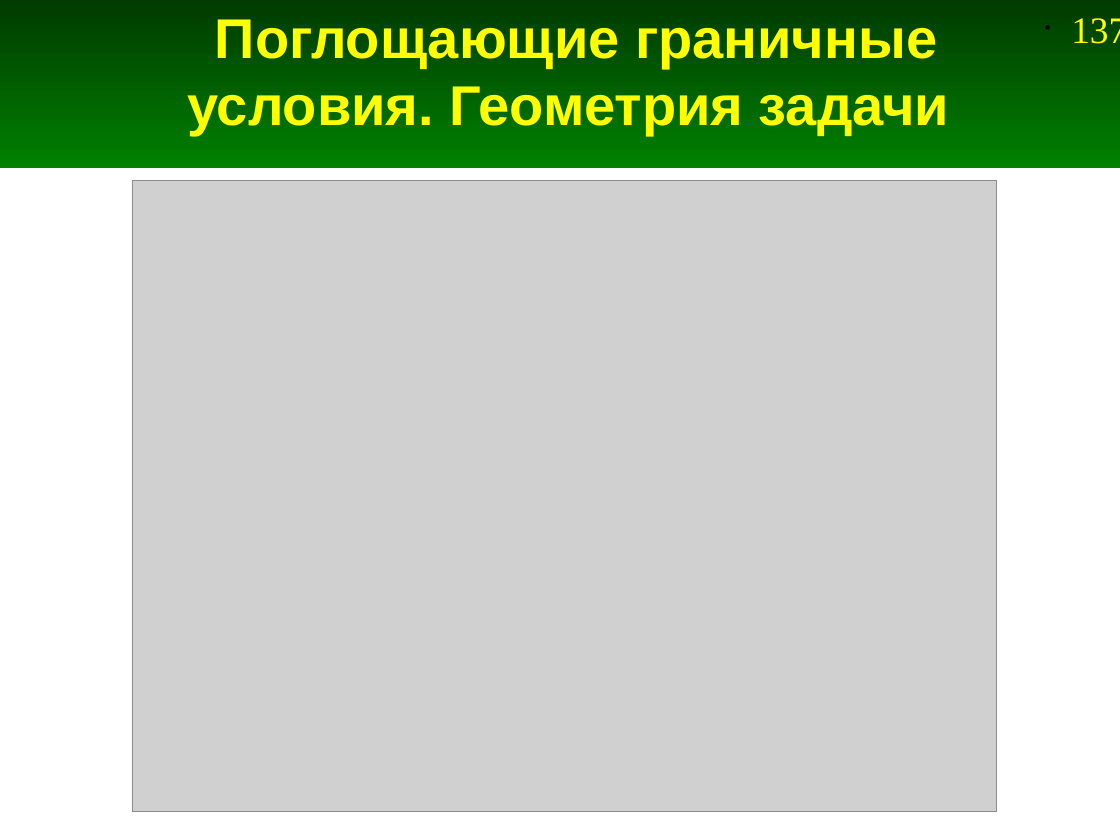
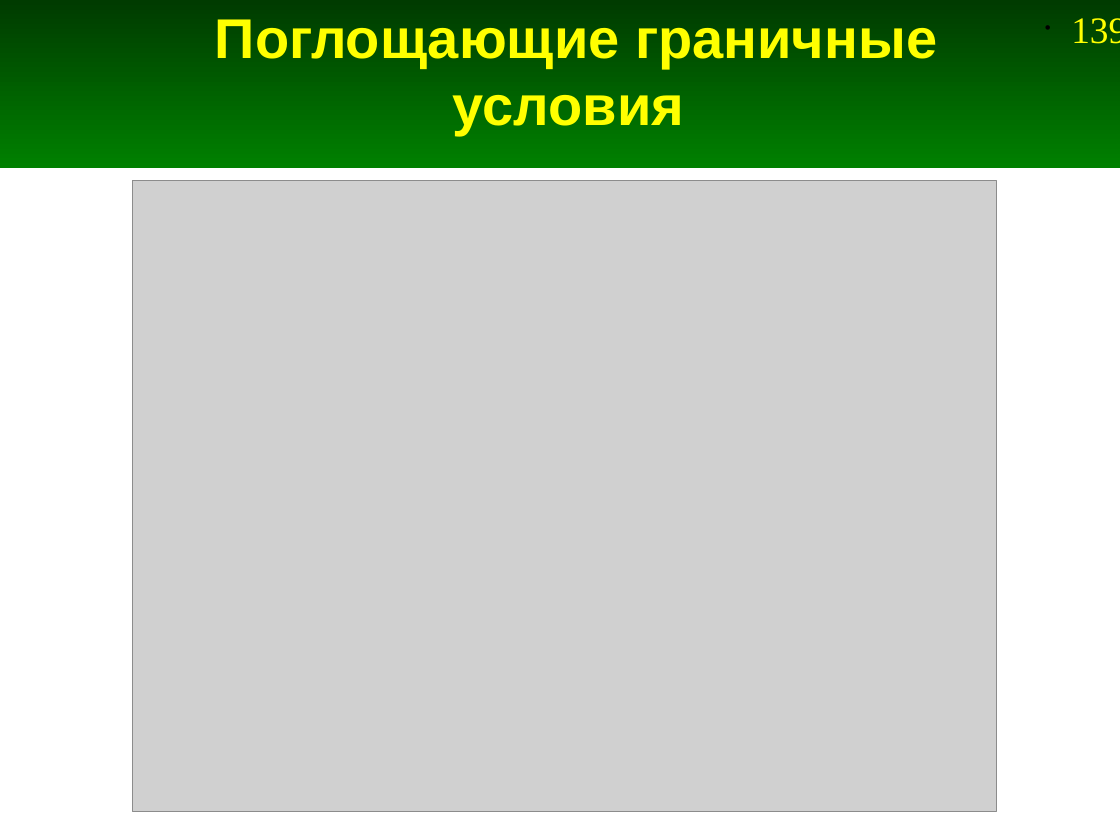
Before and after one commit to andris0147sv/modelling, a slide deck: slide 139 of presentations/2. FDTD.odp (slide 137 before the commit). Drawn at 1120x840 pixels with LibreOffice and Linux fonts; fonts in the diff are those of the drawing; grey boxes stand for pictures. Boxes give left, top, right and bottom in pixels: in the first picture for what was removed or moved away, otherwise in the second. Text is boxed around its words. In the diff, an @@ line names an element or a change of style, - is before the commit and + after.

```diff
--- a/presentations/2. FDTD.odp
+++ b/presentations/2. FDTD.odp
@@ title at <box>215,19,937,135</box>: text changed @@
-Поглощающие граничные условия. Геометрия задачи
+Поглощающие граничные условия
@@ page number at <box>1071,18,1120,44</box>: text changed @@
-• 137
+• 139
```
Also in this commit, not shown: 5 other slides changed, 2 slides added, 5 other files.
